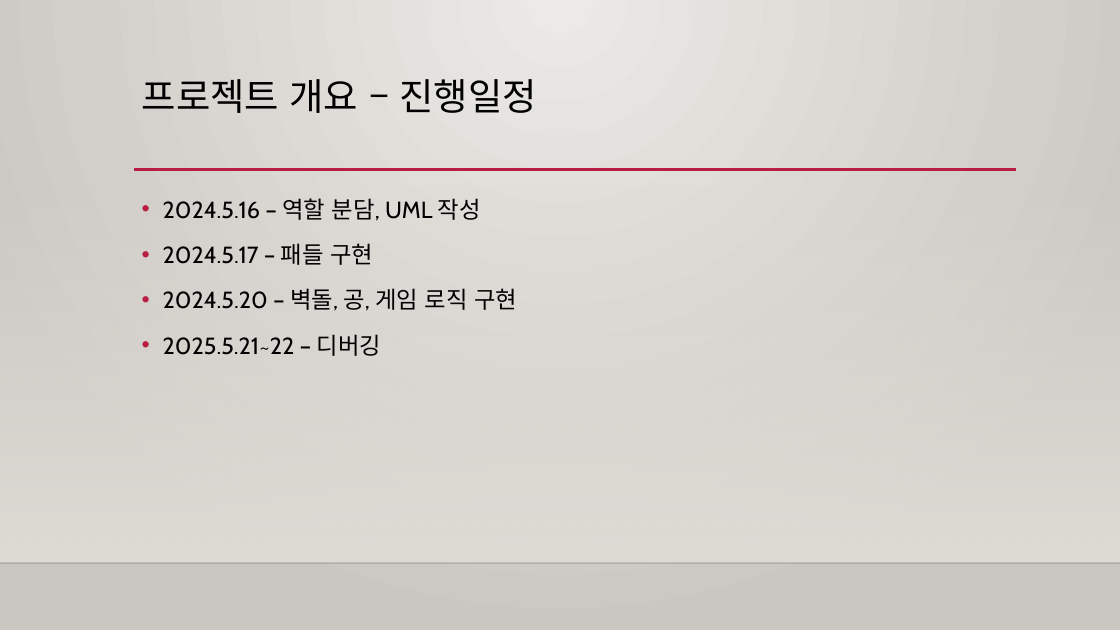
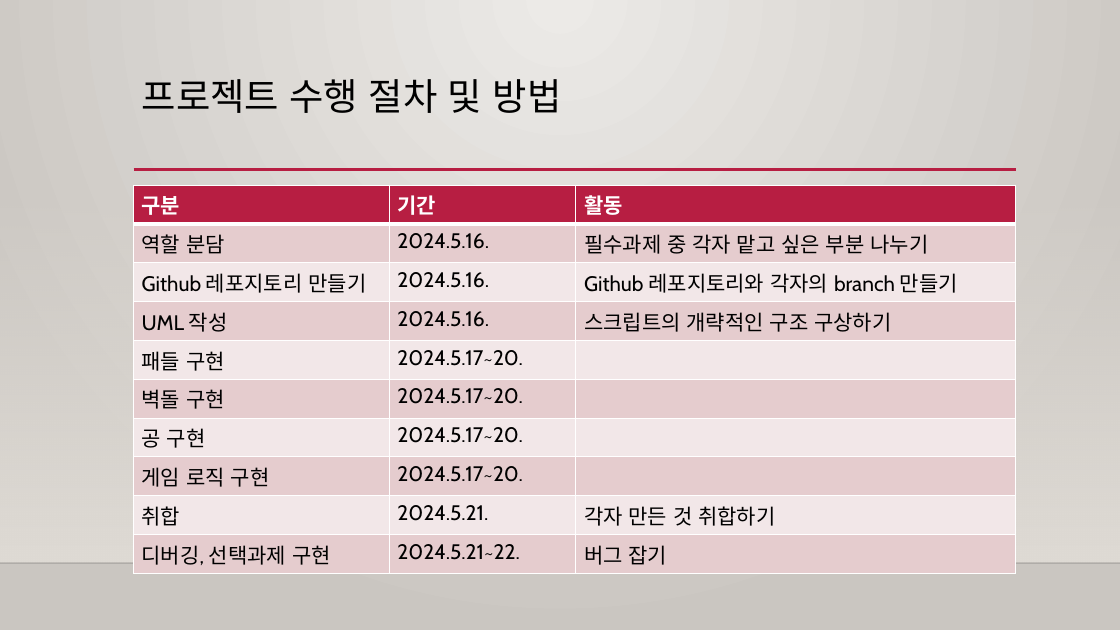
Before and after one commit to Bin2y/Break-Out, a slide deck: slide 5 of 결과보고서_B11팀(벽돌깨기).pptx (slide 4 before the commit). Drawn at 1120x630 pixels with LibreOffice and Linux fonts; fonts in the diff are those of the drawing; background and template pictures are left out. Boxes give left, top, right and bottom in pixels: in the first picture for what was removed or moved away, otherwise in the second. Text is boxed around its words. In the diff, an @@ line names an element or a change of style, - is before the commit and + after.

```diff
--- a/결과보고서_B11팀(벽돌깨기).pptx
+++ b/결과보고서_B11팀(벽돌깨기).pptx
@@ title at (x1=142, y1=79, x2=562, y2=113): text changed @@
-프로젝트 개요 – 진행일정
+프로젝트 수행 절차 및 방법
@@ table added at (x1=134, y1=185, x2=1017, y2=569), 10 rows, 3 columns @@
+구분 | 기간 | 활동
+역할 분담 | 2024.5.16. | 필수과제 중 각자 맡고 싶은 부분 나누기
+Github 레포지토리 만들기 | 2024.5.16. | Github 레포지토리와 각자의 branch 만들기
+UML 작성 | 2024.5.16. | 스크립트의 개략적인 구조 구상하기
+패들 구현 | 2024.5.17~20. | 
+벽돌 구현 | 2024.5.17~20. | 
+공 구현 | 2024.5.17~20. | 
+게임 로직 구현 | 2024.5.17~20. | 
+취합 | 2024.5.21. | 각자 만든 것 취합하기
+디버깅, 선택과제 구현 | 2024.5.21~22. | 버그 잡기
@@ text removed at (x1=163, y1=198, x2=517, y2=356) @@
-• 2024.5.16 – 역할 분담, UML 작성
-• 2024.5.17 – 패들 구현
-• 2024.5.20 – 벽돌, 공, 게임 로직 구현
-• 2025.5.21~22 – 디버깅
```
Also in this commit, not shown: 2 other slides changed, 1 slide removed.
